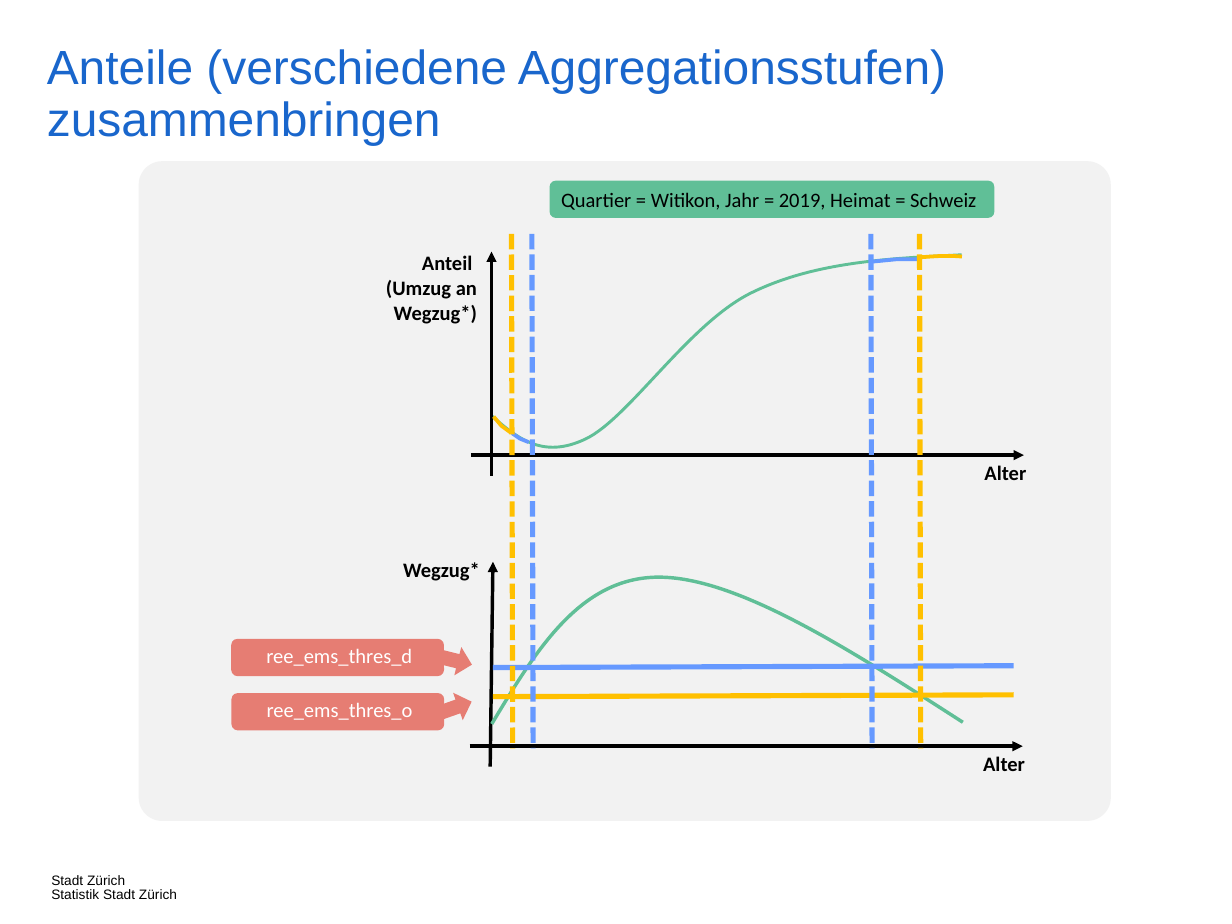
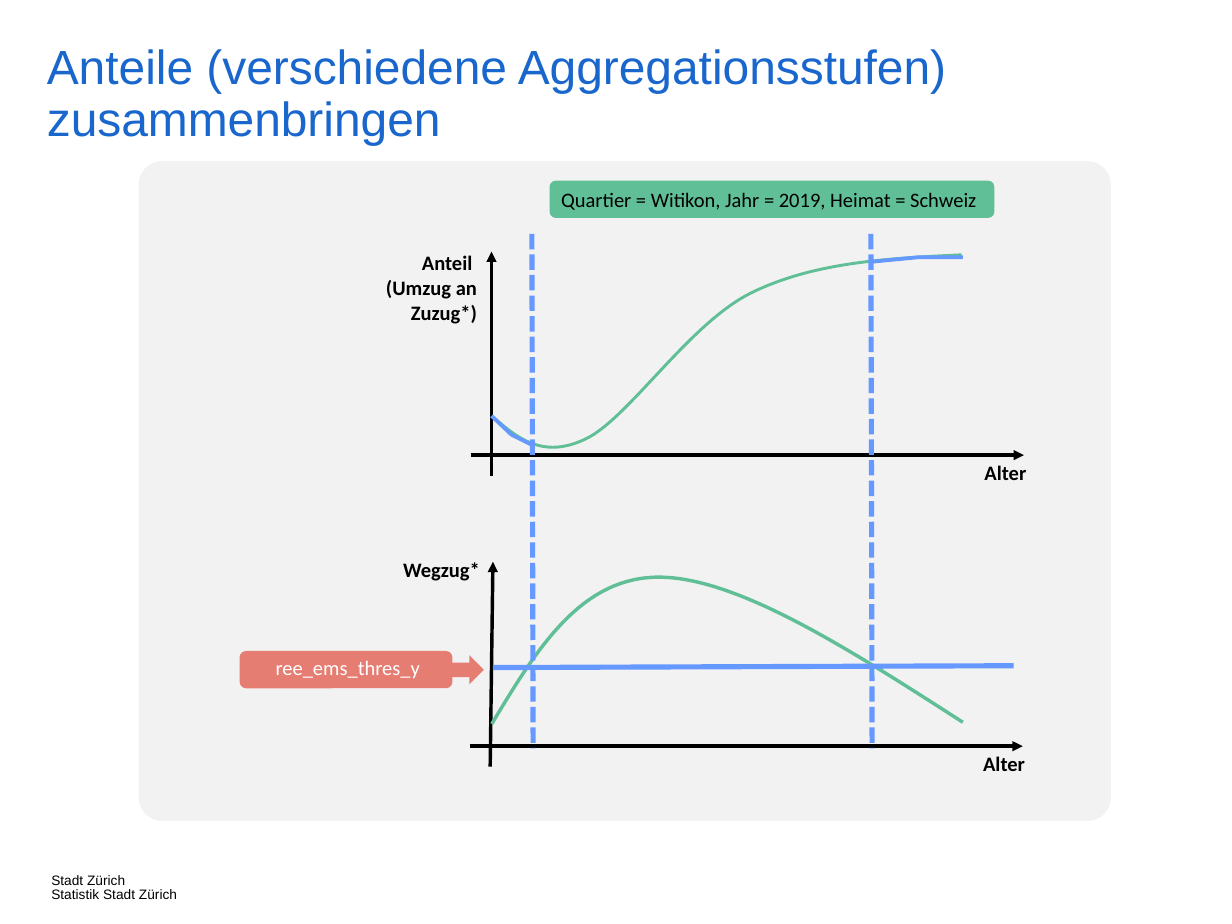
Before and after one commit to StatistikStadtZuerich/BevSzen, a slide deck: slide 60 of 2020phase2/5_Documentation/Concepts-Phase2.pptx (slide 72 before the commit). Drawn at 1232x924 pixels with LibreOffice and Linux fonts; fonts in the diff are those of the drawing. Boxes give left, top, right and bottom in pixels: in the first picture for what was removed or moved away, otherwise in the second. Text is boxed around its words. In the diff, an @@ line names an element or a change of style, - is before the commit and + after.

```diff
--- a/2020phase2/5_Documentation/Concepts-Phase2.pptx
+++ b/2020phase2/5_Documentation/Concepts-Phase2.pptx
@@ line removed from (511, 234) to (513, 748) @@
@@ line removed from (919, 234) to (920, 748) @@
@@ text at bbox=[386, 255, 477, 324]: text changed @@
-Anteil
-(Umzug an Wegzug*)
+Anteil
+(Umzug an Zuzug*)
@@ freeform shape: place and size @@
-freeform shape at bbox=[872, 253, 919, 268]
+freeform shape at bbox=[872, 246, 963, 274]
@@ freeform shape removed at bbox=[920, 248, 961, 264] @@
@@ freeform shape: place and size @@
-freeform shape at bbox=[511, 433, 530, 442]
+freeform shape at bbox=[488, 417, 537, 447]
@@ freeform shape removed at bbox=[491, 416, 515, 433] @@
@@ rounded rectangle: place and size @@
-rounded rectangle at bbox=[232, 639, 445, 676]
+rounded rectangle at bbox=[240, 650, 453, 687]
@@ down arrow at bbox=[450, 654, 484, 684]: rotation 103 to 90 degrees @@
@@ text at bbox=[276, 661, 420, 679]: text changed @@
-ree_ems_thres_d
+ree_ems_thres_y
@@ down arrow removed at bbox=[435, 688, 477, 727] @@
@@ rounded rectangle removed at bbox=[232, 694, 445, 731] @@
@@ text removed at bbox=[267, 703, 413, 720] @@
-ree_ems_thres_o
@@ line removed from (493, 696) to (1014, 695) @@
```
Also in this commit, not shown: 1 other slide changed, 12 slides removed.
